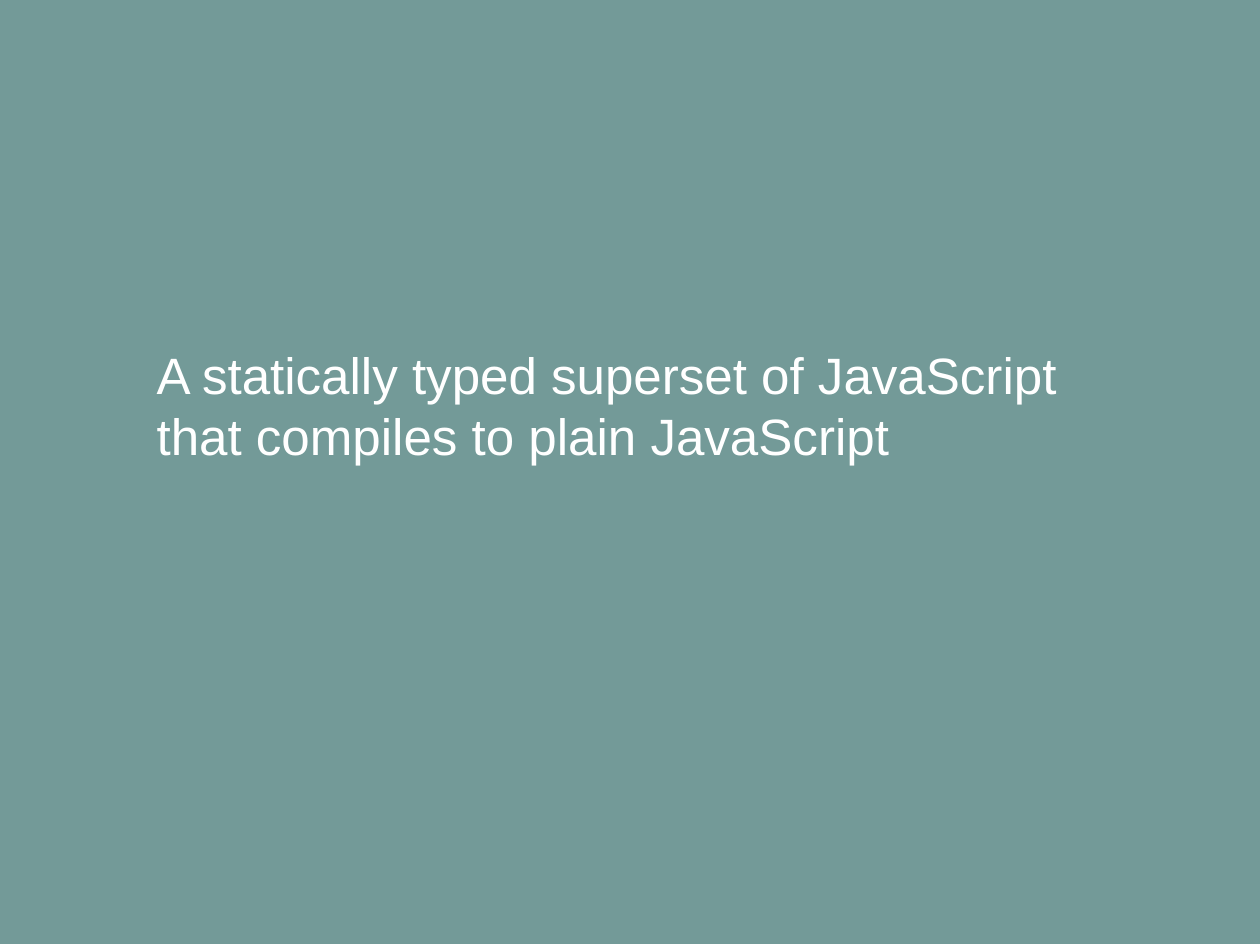
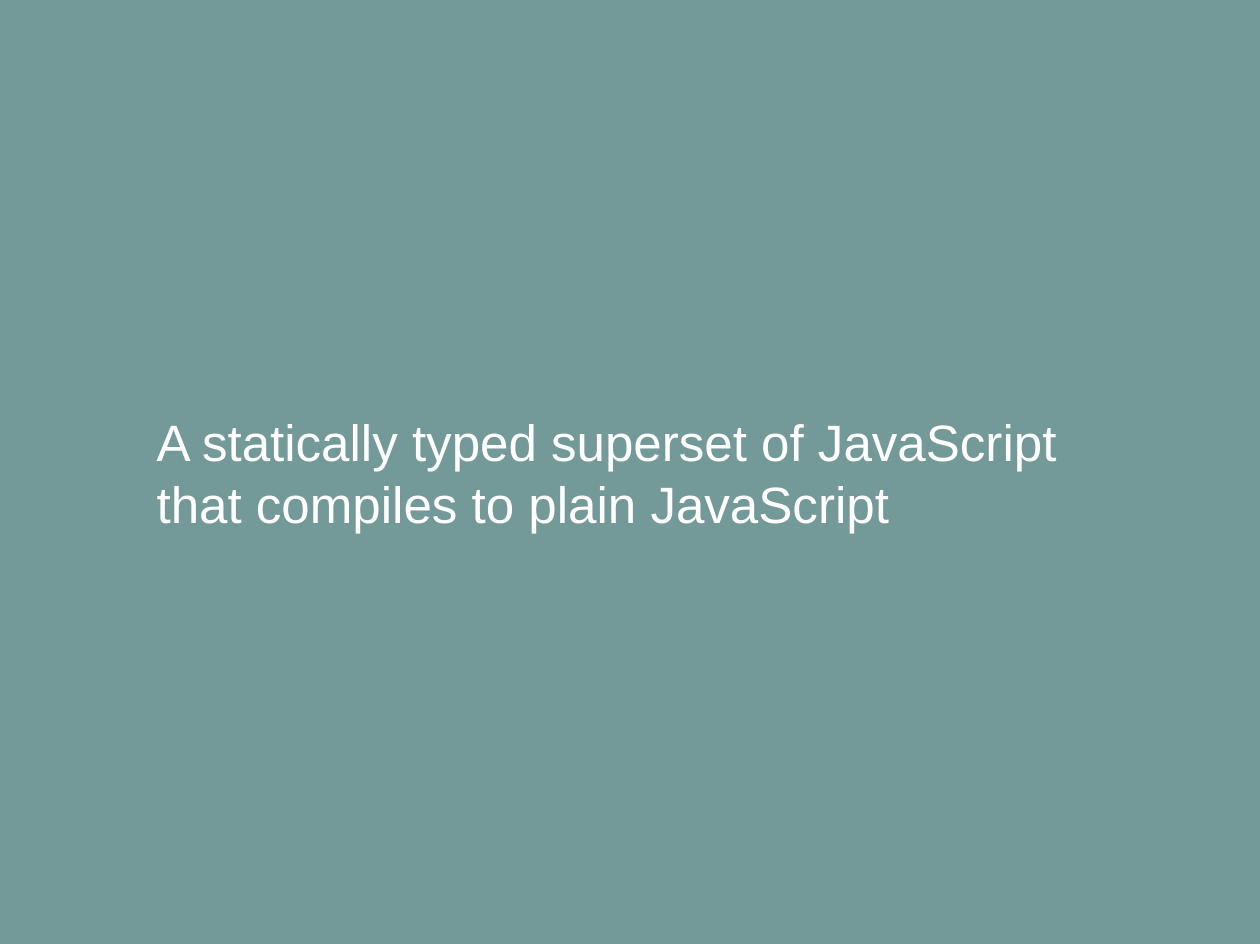
Before and after one commit to life0727/blog, a slide deck: slide 9 of ppt/typescript.pptx. Drawn at 1260x944 pixels with LibreOffice and Linux fonts; fonts in the diff are those of the drawing. Boxes give left, top, right and bottom in pixels: in the first picture for what was removed or moved away, otherwise in the second. Text is boxed around its words. In the diff, an @@ line names an element or a change of style, - is before the commit and + after.

Commit message:
update ppt

```diff
--- a/ppt/typescript.pptx
+++ b/ppt/typescript.pptx
@@ text "A statically typed superset of ...": place and size @@
-text "A statically typed superset of ..." at box(157, 357, 1056, 465)
+text "A statically typed superset of ..." at box(157, 424, 1056, 533)
```
Also in this commit, not shown: 1 slide removed, 1 other file.
